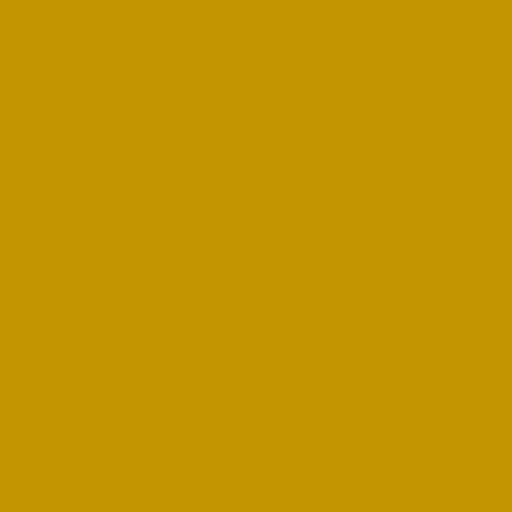
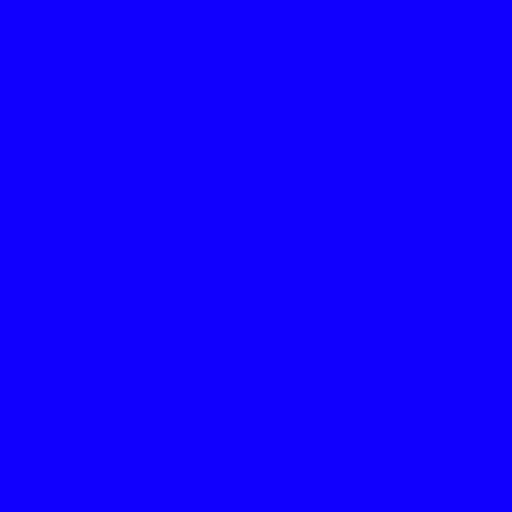
Revision of a layered 512 x 512 image; what changed, layer by layer:
painted on "Layer #1" over (x1=0, y1=0, x2=512, y2=512)
painted on "Layer" over (x1=0, y1=0, x2=512, y2=512)
painted on "Layer #2" over (x1=0, y1=0, x2=512, y2=512)
painted on "14freukh.bmp" over (x1=0, y1=0, x2=512, y2=512)
